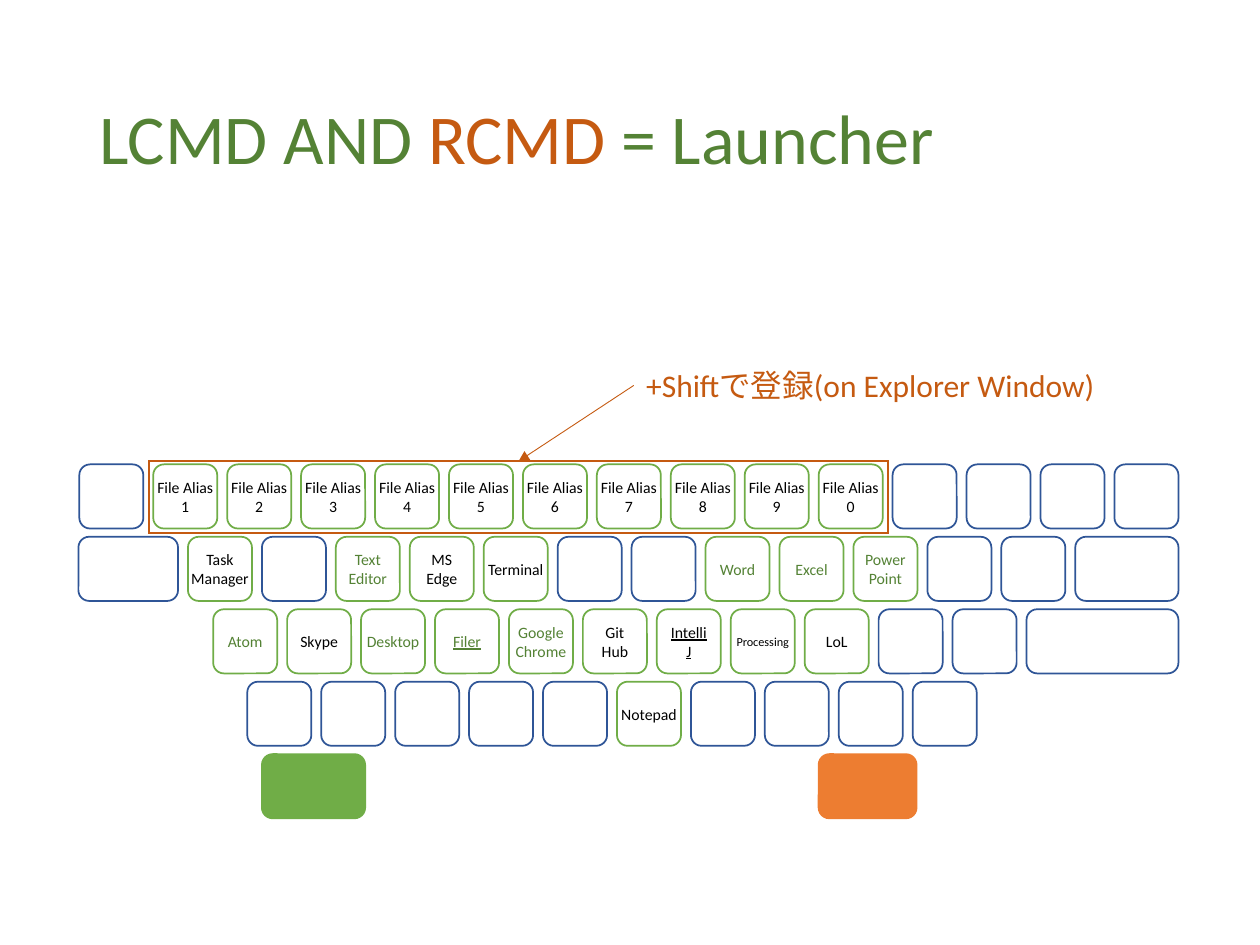
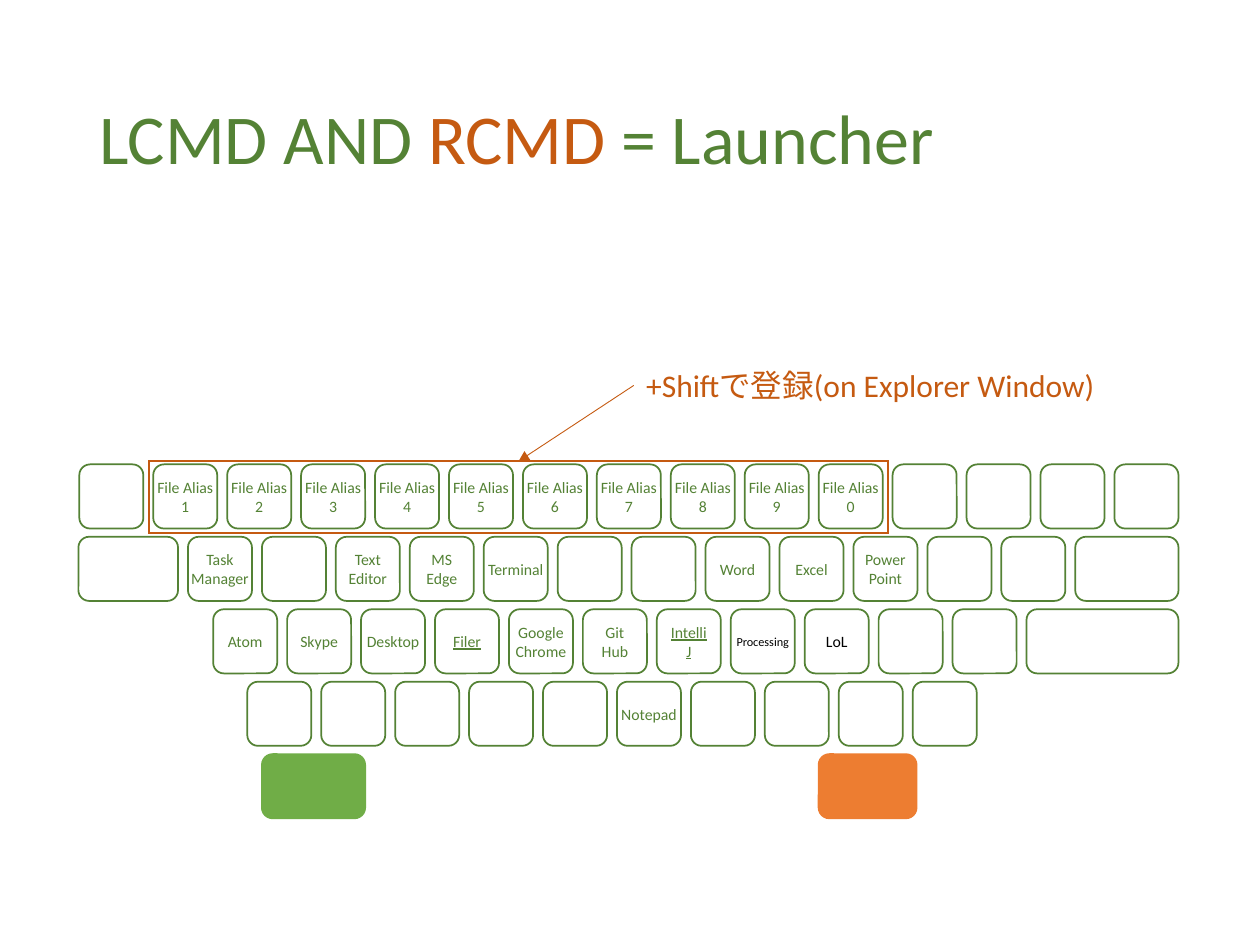
Before and after one commit to ittooo66/myAHK, a slide deck: slide 8 of MANUAL.pptx. Drawn at 1260x945 pixels with LibreOffice and Linux fonts; fonts in the diff are those of the drawing. Boxes give left, top, right and bottom in pixels: in the first picture for what was removed or moved away, otherwise in the second. Text is boxed around its words. In the diff, an @@ line names an element or a change of style, - is before the commit and + after.

```diff
--- a/MANUAL.pptx
+++ b/MANUAL.pptx
@@ outline #70AD47 1 pt to #548235 1 pt in 10 elements at (336, 537, 401, 601), (706, 537, 770, 601), (780, 537, 844, 601), (853, 537, 917, 601), (213, 610, 277, 674), (362, 610, 426, 674), (435, 610, 499, 674), (509, 610, 573, 674), (731, 610, 795, 674), (805, 610, 869, 674) @@
@@ text colour #000000 to #548235; outline #70AD47 1 pt to #548235 1 pt in 17 elements at (154, 465, 218, 529), (227, 465, 291, 529), (301, 465, 365, 529), (375, 465, 440, 529), (449, 465, 513, 529), (523, 465, 587, 529), (597, 465, 662, 529), (670, 465, 735, 529), (745, 465, 809, 529), (819, 465, 883, 529), (188, 537, 252, 601), (410, 537, 474, 601), (484, 537, 548, 601), (287, 610, 352, 674), (583, 610, 648, 674), (656, 610, 721, 674), (617, 682, 682, 746) @@
@@ outline #2F5597 1 pt to #548235 1 pt in 24 elements at (79, 465, 144, 529), (892, 465, 956, 529), (966, 465, 1031, 529), (1041, 465, 1105, 529), (1114, 465, 1178, 529), (262, 537, 326, 601), (558, 537, 622, 601), (631, 537, 696, 601), (927, 537, 992, 601), (1002, 537, 1066, 601), (1075, 537, 1178, 601), (78, 537, 178, 601), (878, 610, 942, 674), (953, 610, 1017, 674), (1027, 610, 1179, 674), (247, 682, 311, 746), (321, 682, 386, 746), (396, 682, 460, 746), (469, 682, 533, 746), (543, 682, 607, 746), (690, 682, 755, 746), (765, 682, 829, 746), (839, 682, 903, 746), (912, 682, 976, 746) @@
```
Also in this commit, not shown: 6 other slides changed.
